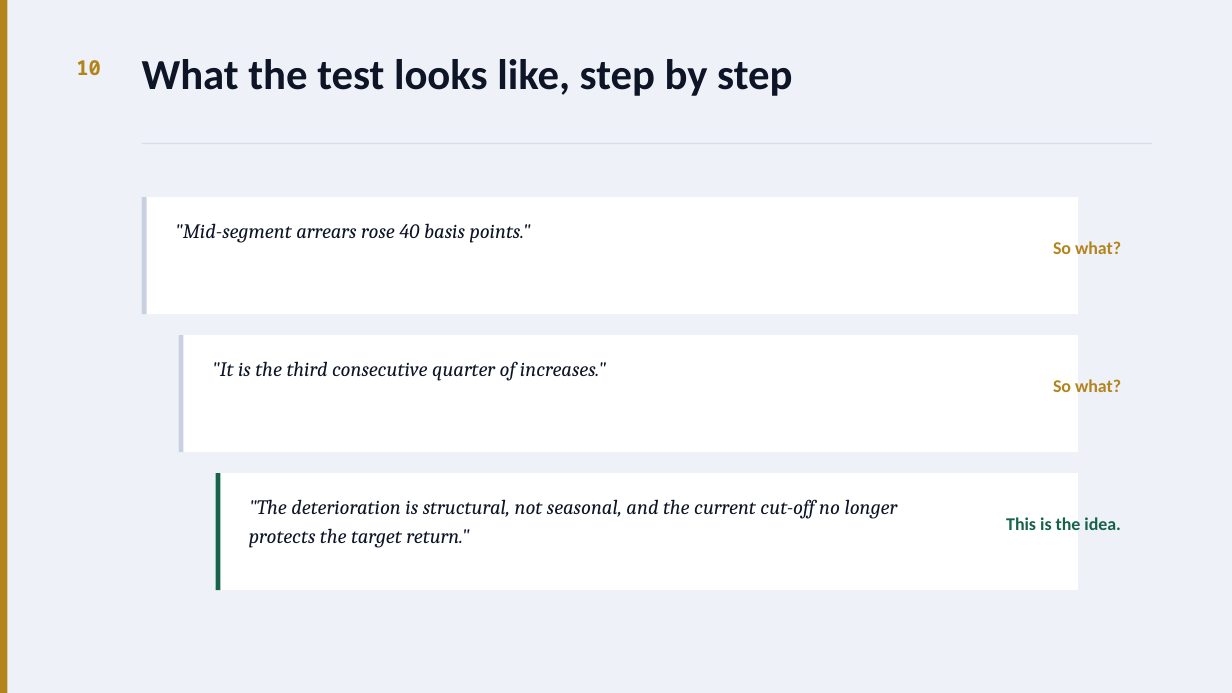
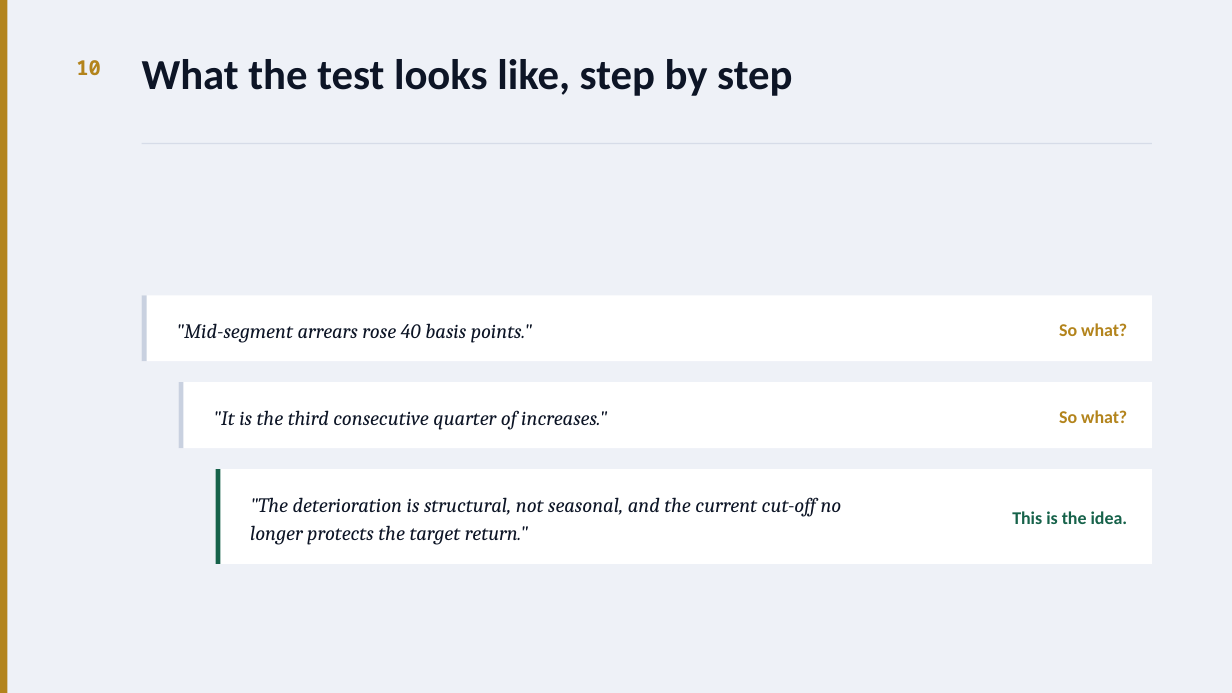
Before and after one commit to jonathanvazh/conclusion-first, a slide deck: slide 11 of Workshop-Conclusion-First.pptx. Drawn at 1232x693 pixels with LibreOffice and Linux fonts; fonts in the diff are those of the drawing. Boxes give left, top, right and bottom in pixels: in the first picture for what was removed or moved away, otherwise in the second. Text is boxed around its words. In the diff, an @@ line names an element or a change of style, - is before the commit and + after.

```diff
--- a/Workshop-Conclusion-First.pptx
+++ b/Workshop-Conclusion-First.pptx
@@ rectangle: place and size @@
-rectangle at [142, 197, 1078, 314]
+rectangle at [142, 296, 1152, 361]
@@ rectangle: place and size @@
-rectangle at [142, 197, 147, 314]
+rectangle at [142, 296, 147, 361]
@@ text ""Mid-segment arrears rose 40 basis ...": place and size @@
-text ""Mid-segment arrears rose 40 basis ..." at [175, 223, 531, 243]
+text ""Mid-segment arrears rose 40 basis ..." at [176, 323, 532, 343]
@@ vertical alignment top to middle in 6 elements at [1059, 410, 1127, 423], [213, 410, 607, 430], [1012, 511, 1128, 524], [250, 497, 842, 545], [176, 323, 532, 343], [1059, 323, 1127, 336] @@
@@ text "So what?": place and size @@
-text "So what?" at [1053, 241, 1121, 254]
+text "So what?" at [1059, 323, 1127, 336]
@@ rectangle: place and size @@
-rectangle at [179, 335, 1078, 452]
+rectangle at [179, 382, 1152, 447]
@@ rectangle: place and size @@
-rectangle at [179, 335, 184, 452]
+rectangle at [179, 382, 184, 447]
@@ text ""It is the third consecutive ...": place and size @@
-text ""It is the third consecutive ..." at [212, 361, 606, 381]
+text ""It is the third consecutive ..." at [213, 410, 607, 430]
@@ text "So what?": place and size @@
-text "So what?" at [1053, 379, 1121, 392]
+text "So what?" at [1059, 410, 1127, 423]
@@ rectangle: place and size @@
-rectangle at [216, 473, 221, 590]
+rectangle at [216, 469, 221, 564]
@@ rectangle: place and size @@
-rectangle at [216, 473, 1078, 590]
+rectangle at [216, 469, 1152, 564]
```
Also in this commit, not shown: 9 other slides changed, 13 other files.
